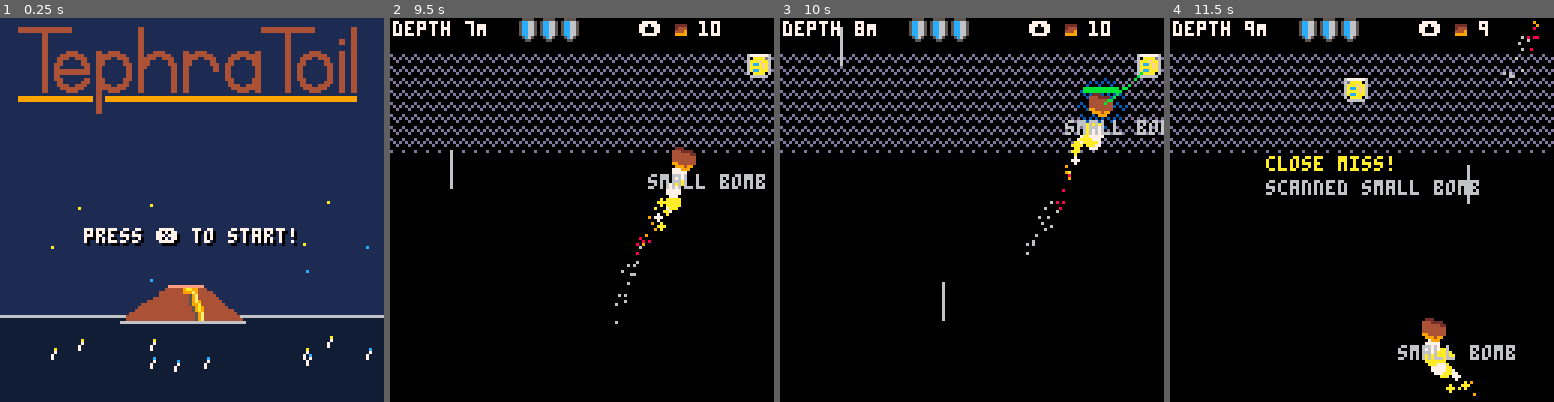
Above: before the commit, frames 1-4 (left to right).
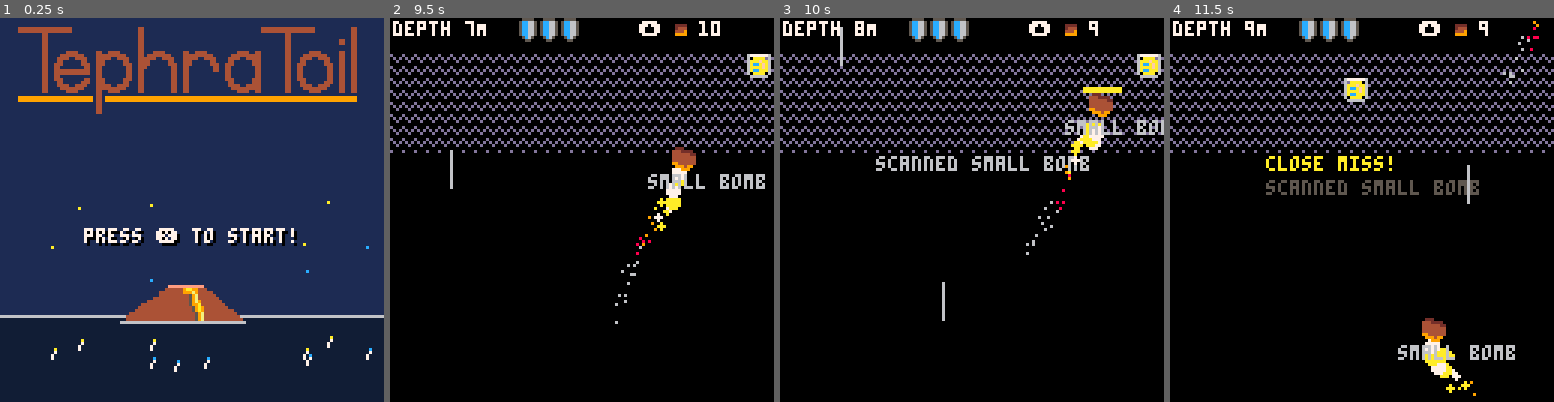
Above: after the commit, the same moments.

Repository: broquaint/pico8-carts
Game: PICO-8 cartridge tephratoil.p8
Two runs of this game, one before a commit and one after it. Both use one fixed random seed, a clock stepped at 60 frames per second and the inputs below.
Inputs:
- Up to frame 1 (0.25 s): no input
- Up to frame 2 (9.5 s): tap X (X key) at 0.33, 0.7, 1.43, 2.58, 3.1, 3.62, 4.13, 4.65, 5.17, 5.68, 6.2, 6.72, 7.23, 7.75, 8.27, 8.78, 9.3 s; tap O (Z key) at 1.07, 1.8, 2.43, 3.07, 3.7, 4.33, 4.97, 5.6, 6.23, 6.87, 7.5, 8.13, 8.77, 9.4 s; hold Right 2.33-3.33 s; hold Right 3.38-4.22 s; hold Up 4.27-4.67 s; hold Right 4.72-5.72 s; hold Down 5.77-6.1 s; hold Left 6.15-6.98 s; hold Right 7.03-8.03 s; hold Right 8.08-8.92 s; hold Up 8.97-9.37 s; hold Right from 9.42 s (still down)
- Up to frame 3 (10 s): keep holding Right; tap X (X key) at 9.82 s
- Up to frame 4 (11.5 s): tap O (Z key) at 10.03, 10.67, 11.3 s; tap X (X key) at 10.33, 10.85, 11.37 s; release Right at 10.42 s; hold Down 10.47-10.8 s; hold Left from 10.85 s (still down)

Frames 1-2 are identical in both runs. In frame 3, 1.6% of the frame differs, in the area x 25-95%, y 0-40%; in frame 4, 1.0%.

Commit message:
A non–broken game ending
Where lumps are scannable and the upgrade map isn't broken.

Diff:
--- a/tephratoil.p8
+++ b/tephratoil.p8
@@ -350,7 +350,7 @@
          scan_time = 0,
          distance_from_pp = 128,
          data_scanned = false,
-         scan_length = 40,
+         scan_length = 24,
    })
 end
 
@@ -375,7 +375,7 @@
          sprite = 15+randx(3),
          speed = min(3.3, speed + n / 6),
          last_collide = rnd(), -- make equality check easier
-         scan_length = 15,
+         scan_length = 12,
          sound = 4,
    })
 end
@@ -409,9 +409,9 @@
          sprite = ({{sx=8*8,    sy=8, sw=16, sh=16},
                     {sx=8*8+16, sy=8, sw=16, sh=16},
                     {sx=8*8+32, sy=8, sw=16, sh=16}})[randx(3)] ,
-         speed = min(2.5, speed + n / 3),
+         speed = min(2, speed + n / 3),
          last_collide = rnd(), -- make equality check easier
-         scan_length = 25,
+         scan_length = 15,
          sound = 6
    })
 end
@@ -821,8 +821,8 @@
    { rock    = 10, type = 'rock', sprite = 32 },
    { missile = 5,  type = 'missile', sprite = 33 },
    { missile = 10, rock = 40 },
-   { lump    = 5, type = 'lump', sprite = 34 },
-   { geyser  = 5, sprite = 35 }
+   { lump    = 5,  type = 'lump', sprite = 34 },
+   { geyser  = 10, type = 'geyser', sprite = 35 }
 }
 
 function maybe_upgrade()
@@ -851,6 +851,9 @@
       player.health = 6
       player.upgrade_level += 1
       notification('upgrade, even more shields!')
+   elseif player.upgrade_level == 4 and #scan_counts.geyser >= um.geyser then
+--      notification('research complete!')
+      begin_winning()
    end
 
    sfx(was_ul == player.upgrade_level and 7 or 8)
@@ -918,14 +921,15 @@
       local dist = nearest.distance_from_pp
       if dist >= 10 then
          nearest.scan_time += (dist < 15 and 3 or dist < 25 and 1.5 or 1)
-      else
+      elseif nearest.type != 'geyser' then
          -- Full scan at close proximity
          nearest.scan_time = nearest.scan_length
       end
-      local sl = max(3, nearest.scan_length - (depth_count \ 10))
+      local sl = max(4, nearest.scan_length - (depth_count \ 10))
       if not nearest.data_scanned and nearest.scan_time >= nearest.scan_length then
          notification('scanned ' .. rock_map_to_name[nearest.type])
          add(player.scanned, nearest)
+         -- debug('scanned ', nearest.type)
          add(player.scan_counts[nearest.type], nearest)
          -- Keep count of total so the UI remains static on game over screen.
          player.scanned_count += 1
@@ -976,7 +980,7 @@
    end
 end
 
-function animate_death_screen()
+function animate_summary_screen()
    animate(function ()
       while #player.scanned > 0 do
          local o = deli(player.scanned, 1)
@@ -995,6 +999,7 @@
    ocean_level.frames = 45
    animate_obj(ocean_level, function(obj)
                   animate_y_axis(ocean_level, easeoutquad, game_state_won)
+                  sfx(11)
    end)
    for r in all(reflections) do
       animate_obj(r, animate_reflection)
@@ -1003,7 +1008,7 @@
    -- To make stars animate again.
    depth_count = 0
 
-   animate_death_screen()
+   animate_summary_screen()
 
    summary_screen.y    = -100
    summary_screen.from = -100
@@ -1015,9 +1020,13 @@
 end
 
 function begin_winning()
-   current_game_state = game_state_win_transition
    music(-1, 60)
    animate(function()
+         current_game_state = game_state_win_transition
+
+         wait(30)
+         player.iframes = 30
+
          player.cb = finish_winning
          player.from   = player.y
          player.to     = -40
@@ -1098,7 +1107,7 @@
    if player.health == 0 then
       current_game_state = game_state_crashed
       player.sprite = 2
-      animate_death_screen()
+      animate_summary_screen()
       music(-1, 2000)
       delay(function() sfx(10) end, 45)
       if depth_count > dget(HIGH_SCORE_DEPTH) then
Not shown, changed: the sound effects (__sfx__) section of tephratoil.p8
